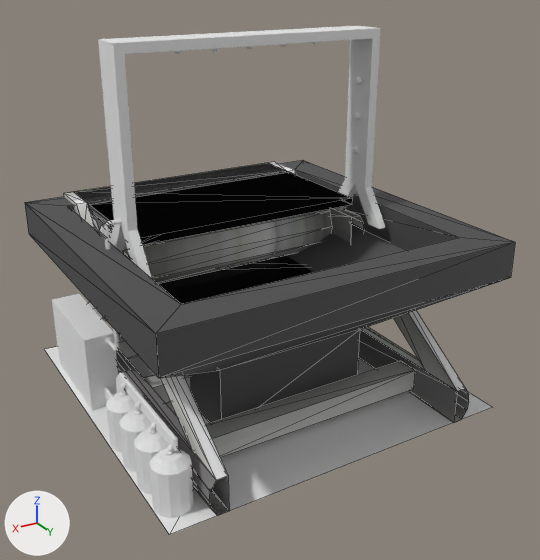
Two versions of the OBJ model resources/assets/taam/models/conveyor.obj, one commit apart.
Both versions are drawn from a camera (50 mm lens) standing at (1.481, 1.235, 1.174) and looking at (0.489, -0.418, 0.348). The axes (+X, +Y, +Z) are drawn at lower left. The lights are the same throughout. Mesh edges are drawn as thin lines on the coarser meshes. Where no turn or scale is listed for an object, it has been applied to the vertices.

The scene before the commit, as lines of its bpy script (objects in view):
```python
me_appliance_sprayer_asmdl = bpy.data.meshes.new('Appliance_Sprayer_asmdl')
me_appliance_sprayer_asmdl.from_pydata(...)  # 609 vertices, 1052 faces; spans x 0.12..0.999, y -0.879..-0.04, z 0.0..1.0
me_appliance_sprayer_asmdl.materials.append(mat_material)  # white #e7e7e7
me_conveyor_end_cemdl = bpy.data.meshes.new('Conveyor_End_cemdl')
me_conveyor_end_cemdl.from_pydata(...)  # 118 vertices, 188 faces; spans x 0.1..0.9, y -1.0..-0.5, z 0.0..0.51
me_conveyor_end_cemdl.materials.append(mat_conveyor)  # picture img_conveyor_png
me_support_smdl = bpy.data.meshes.new('Support_smdl')
me_support_smdl.from_pydata(...)  # 72 vertices, 84 faces; spans x 0.1..0.9, y -1.0..0.0, z 0.0..0.35
me_support_smdl.materials.append(mat_conveyor)  # picture img_conveyor_png
ob_appliance_sprayer_asmdl = bpy.data.objects.new('Appliance_Sprayer_asmdl', me_appliance_sprayer_asmdl)
ob_appliance_sprayer_asmdl.location = (0.0, 0.0, 0.0)
ob_conveyor_end_cemdl = bpy.data.objects.new('Conveyor_End_cemdl', me_conveyor_end_cemdl)
ob_conveyor_end_cemdl.location = (0.0, 0.0, 0.0)
ob_support_smdl = bpy.data.objects.new('Support_smdl', me_support_smdl)
ob_support_smdl.location = (0.0, 0.0, 0.0)
# also in view: 'Reference_rplane' at (0.5, -0.5, 0.0); 'Conveyor_End_Cap_cecmdl' at (0.5, -0.91, 0.48); 'Conveyor_Straight_csmdl' at (0.5, -0.75, 0.39); 'Conveyor_Hopper_chmdl' at (0.5, -0.5, 0.25)
```
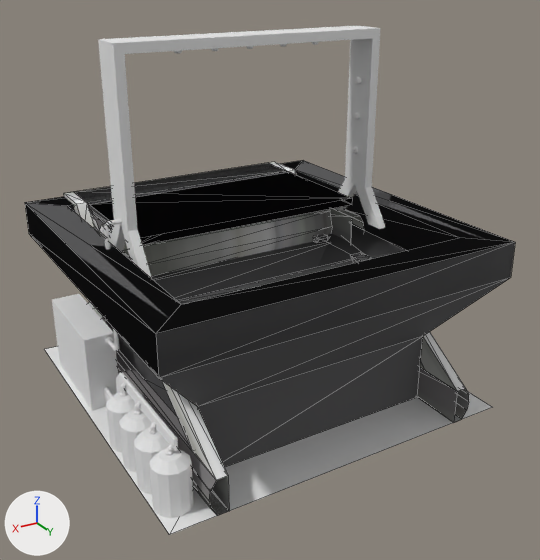
Scene script edits in JSON lines:
```json
{"op": "add", "block": "me_processor_walzes", "code": ["me_processor_walzes = bpy.data.meshes.new('Processor_Walzes')", "me_processor_walzes.from_pydata(...)  # 32 vertices, 32 faces; spans x 0.15..0.85, y -0.705..-0.295, z 0.164..0.35", "me_processor_walzes.materials.append(mat_conveyor)  # picture img_conveyor_png"]}
{"op": "add", "block": "me_conveyor_processing_chute_chutemdl", "code": ["me_conveyor_processing_chute_chutemdl = bpy.data.meshes.new('Conveyor_Processing_Chute_chutemdl')", "me_conveyor_processing_chute_chutemdl.from_pydata(...)  # 32 vertices, 60 faces; spans x 0.0..1.0, y -1.0..0.0, z 0.0..0.5", "me_conveyor_processing_chute_chutemdl.materials.append(mat_conveyor)  # picture img_conveyor_png"]}
{"op": "add", "block": "me_bumpscrusher", "code": ["me_bumpscrusher = bpy.data.meshes.new('BumpsCrusher')", "me_bumpscrusher.from_pydata(...)  # 128 vertices, 192 faces; spans x 0.172..0.823, y -0.723..-0.277, z 0.146..0.367", "me_bumpscrusher.materials.append(mat_conveyor)  # picture img_conveyor_png"]}
{"op": "add", "block": "ob_processor_walzes", "code": ["ob_processor_walzes = bpy.data.objects.new('Processor_Walzes', me_processor_walzes)", "ob_processor_walzes.location = (0.0, 0.0, 0.0)"]}
{"op": "add", "block": "ob_conveyor_processing_chute_chutemdl", "code": ["ob_conveyor_processing_chute_chutemdl = bpy.data.objects.new('Conveyor_Processing_Chute_chutemdl', me_conveyor_processing_chute_chutemdl)", "ob_conveyor_processing_chute_chutemdl.location = (0.0, 0.0, 0.0)"]}
{"op": "add", "block": "ob_bumpscrusher", "code": ["ob_bumpscrusher = bpy.data.objects.new('BumpsCrusher', me_bumpscrusher)", "ob_bumpscrusher.location = (0.0, 0.0, 0.0)"]}
```

What differs and where, as boxes (x1, y1, x2, y2) in the pictures (540 x 560 px):
```json
{"object": "Conveyor_Processing_Chute_chutemdl", "change": "added", "after": [105, 170, 510, 467], "on screen": "black"}
{"object": "Processor_Walzes", "change": "added", "after": [151, 241, 354, 304], "on screen": "black"}
{"object": "BumpsCrusher", "change": "added", "after": [314, 234, 372, 263]}
```
